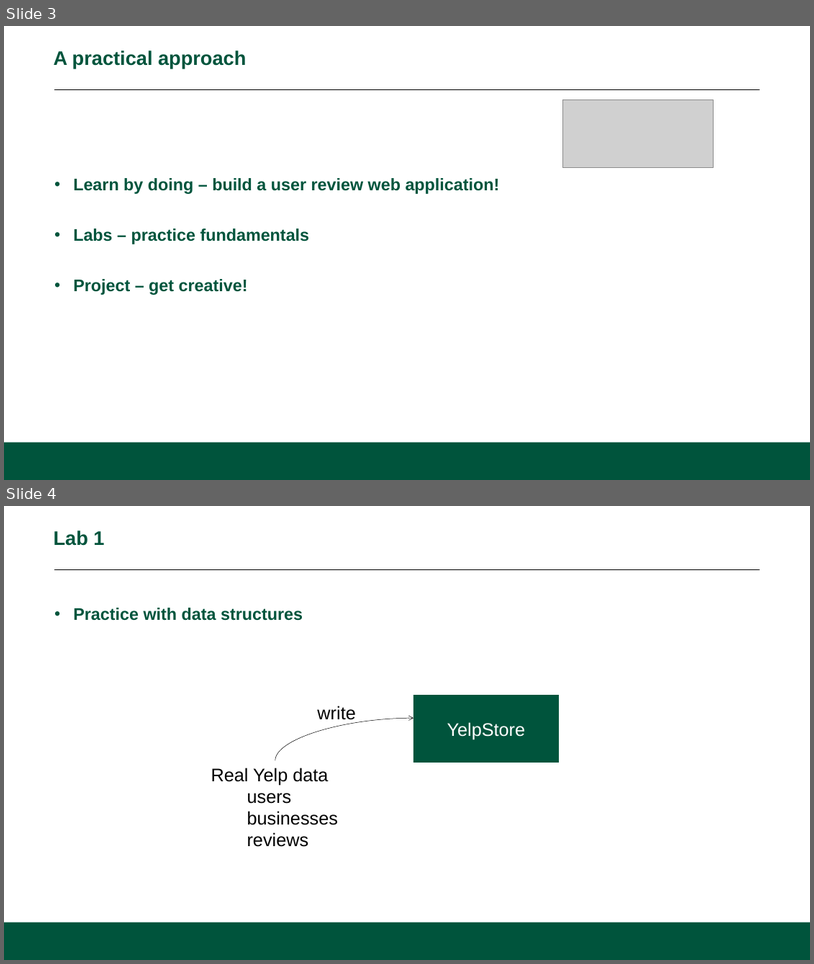
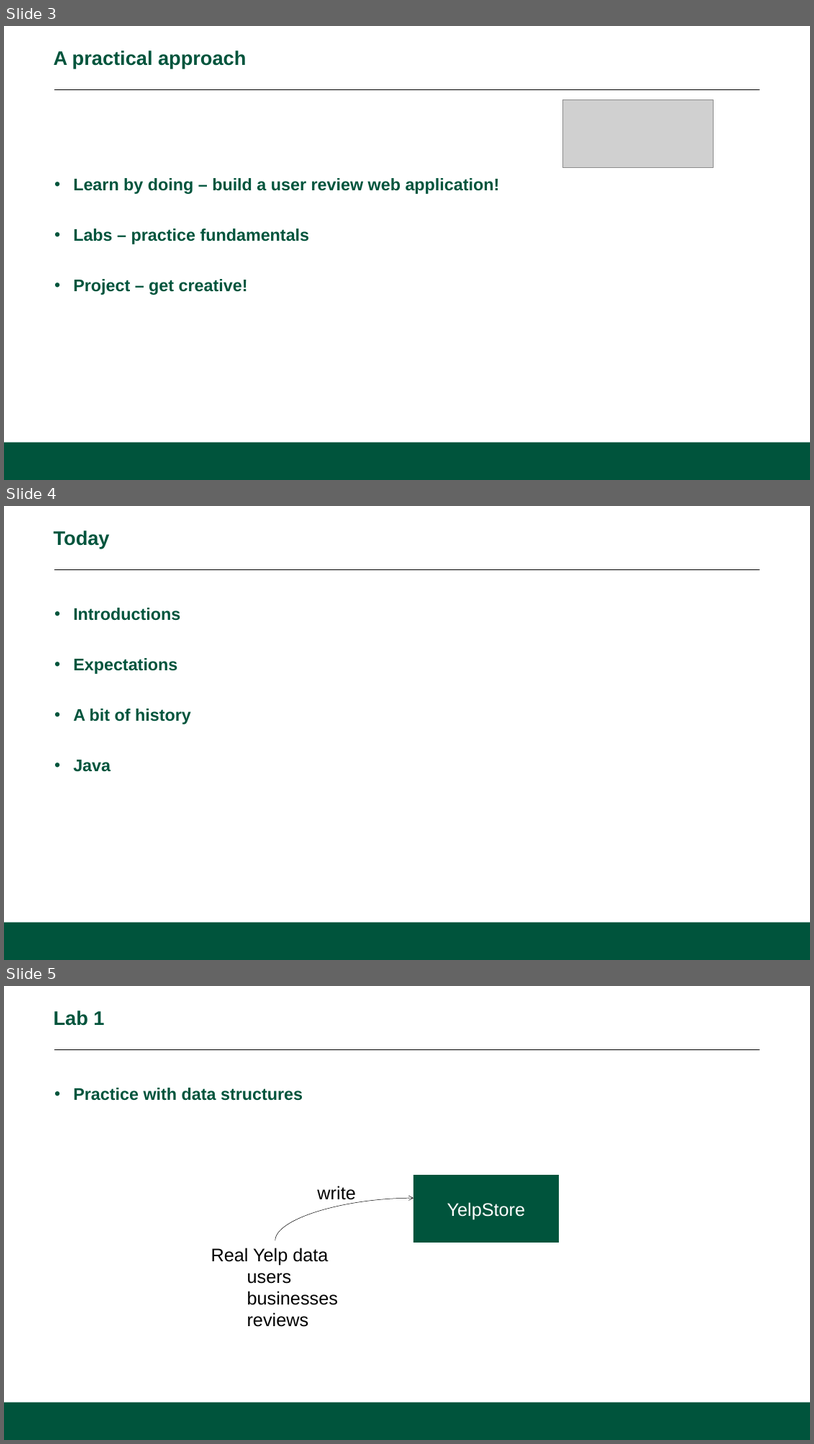
Before and after one commit to CS601-F15/lectures, a slide deck: slides/intro.pptx. Shown one above the other, each under a label of ours: slides 3 and 4 before the commit, slides 3, 4 and 5 after it. The pictures are 814x964 and 814x1444 pixels, drawn with LibreOffice and Linux fonts; fonts in the diff are those of the drawing; grey boxes stand for pictures; background and template pictures are left out. Boxes give left, top, right and bottom in pixels: in the first picture for what was removed or moved away, otherwise in the second. Text is boxed around its words. In the diff, an @@ line names an element or a change of style, - is before the commit and + after.

Commit message:
update intro slides

```diff
--- a/slides/intro.pptx
+++ b/slides/intro.pptx
@@ slide 4 added at [4, 506, 810, 960], background #FFFFFF; not listed: 2 template elements that a slide beside it also shows @@
@@ title added at [54, 530, 110, 548], 28 pt, text #00543C, bold @@
+Today
@@ text added at [73, 608, 191, 772], 24 pt, text #00543C, bold @@
+• Introductions
+• Expectations
+• A bit of history
+• Java
@@ what was slide 4 is now slide 5 @@
```
Also in this commit, not shown: 1 slide changed, 1 other file.
